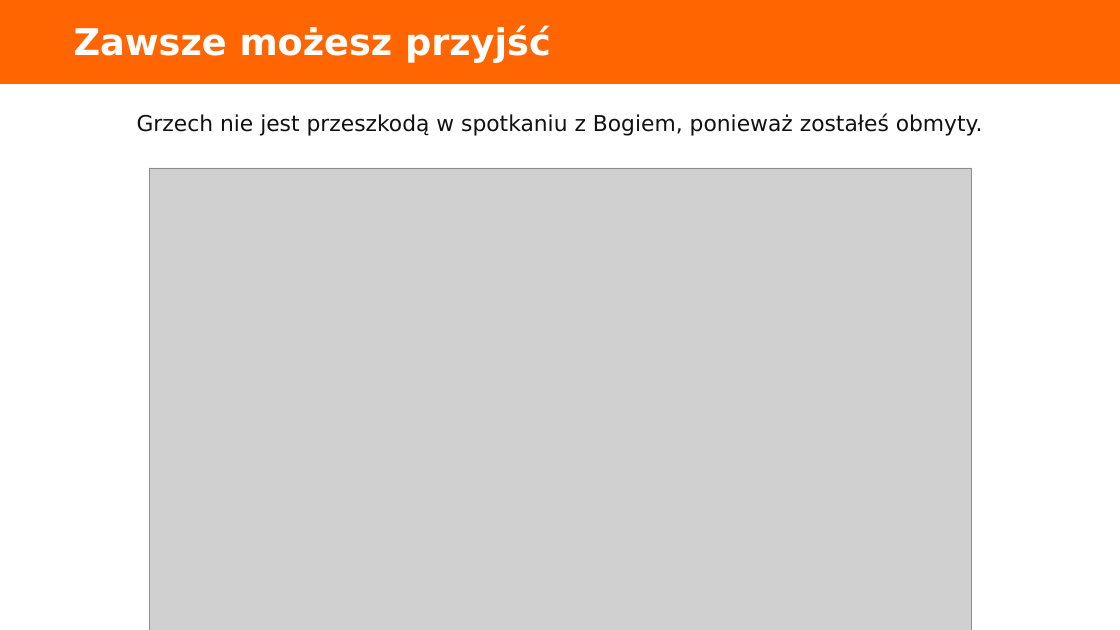
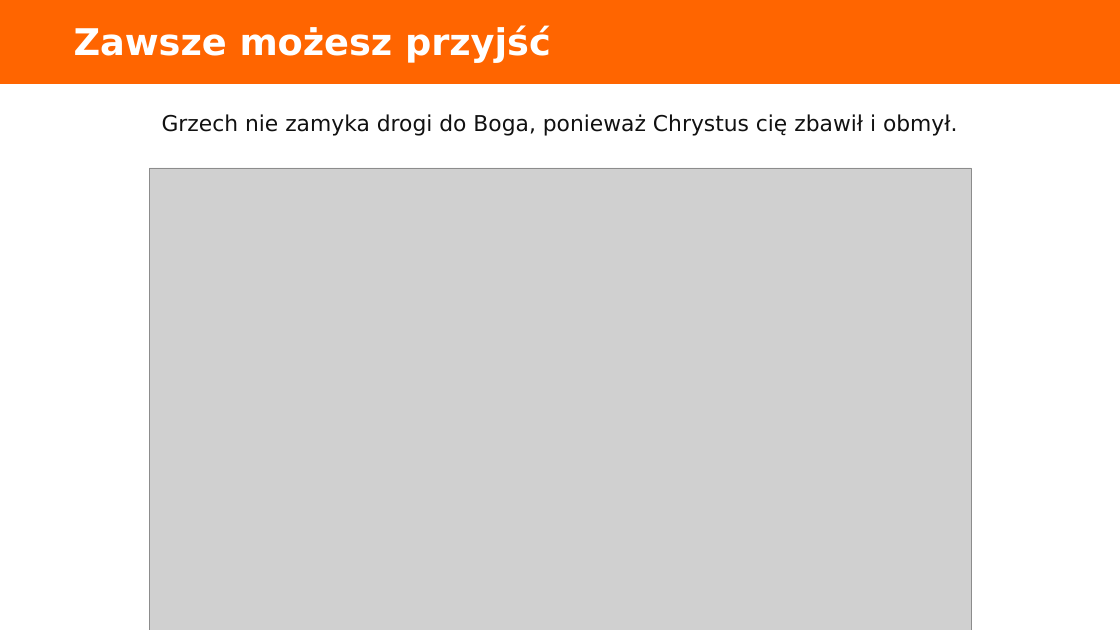
Before and after one commit to folkien/teachings, a slide deck: slide 4 of issue_kurs_kamch_lubecko/2.prowadzenie-modlitwy-osobistej/dyrektorium_2017_prowadzenie-modlitwy-osobistej_prezentacja.pptx. Drawn at 1120x630 pixels with LibreOffice and Linux fonts; fonts in the diff are those of the drawing; grey boxes stand for pictures. Boxes give left, top, right and bottom in pixels: in the first picture for what was removed or moved away, otherwise in the second. Text is boxed around its words. In the diff, an @@ line names an element or a change of style, - is before the commit and + after.

```diff
--- a/issue_kurs_kamch_lubecko/2.prowadzenie-modlitwy-osobistej/dyrektorium_2017_prowadzenie-modlitwy-osobistej_prezentacja.pptx
+++ b/issue_kurs_kamch_lubecko/2.prowadzenie-modlitwy-osobistej/dyrektorium_2017_prowadzenie-modlitwy-osobistej_prezentacja.pptx
@@ text at <box>162,114,957,136</box>: text changed @@
-Grzech nie jest przeszkodą w spotkaniu z Bogiem, ponieważ zostałeś obmyty.
+Grzech nie zamyka drogi do Boga, ponieważ Chrystus cię zbawił i obmył.
```
Also in this commit, not shown: 2 other slides changed, 1 slide added, 17 other files.
